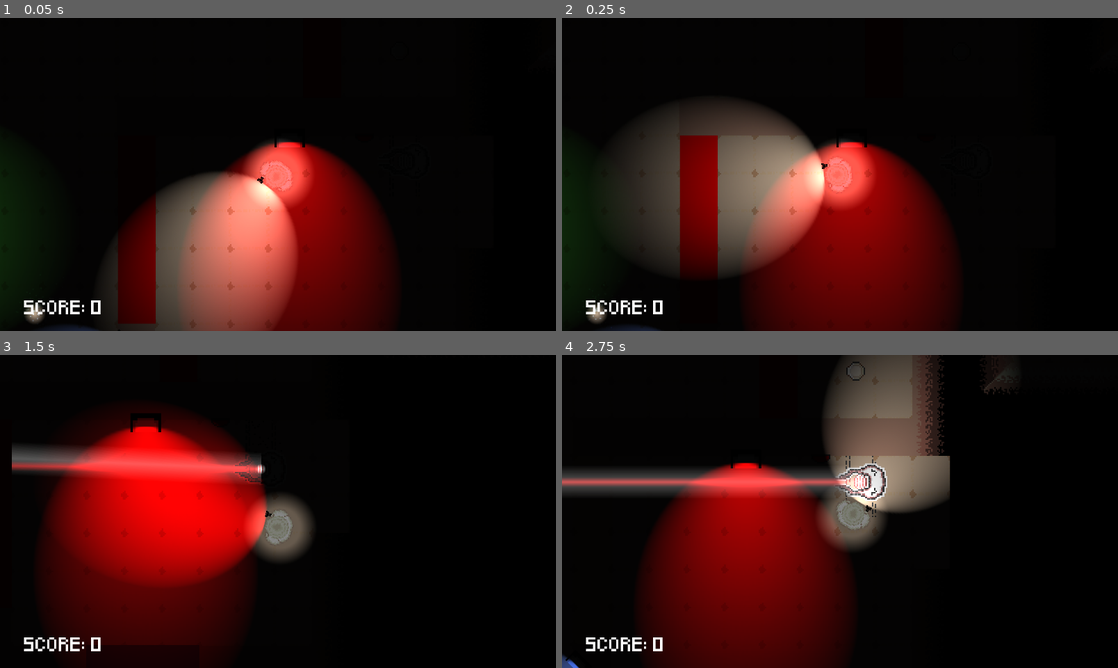
Above: before the commit, frames 1-4 (two rows, left to right).
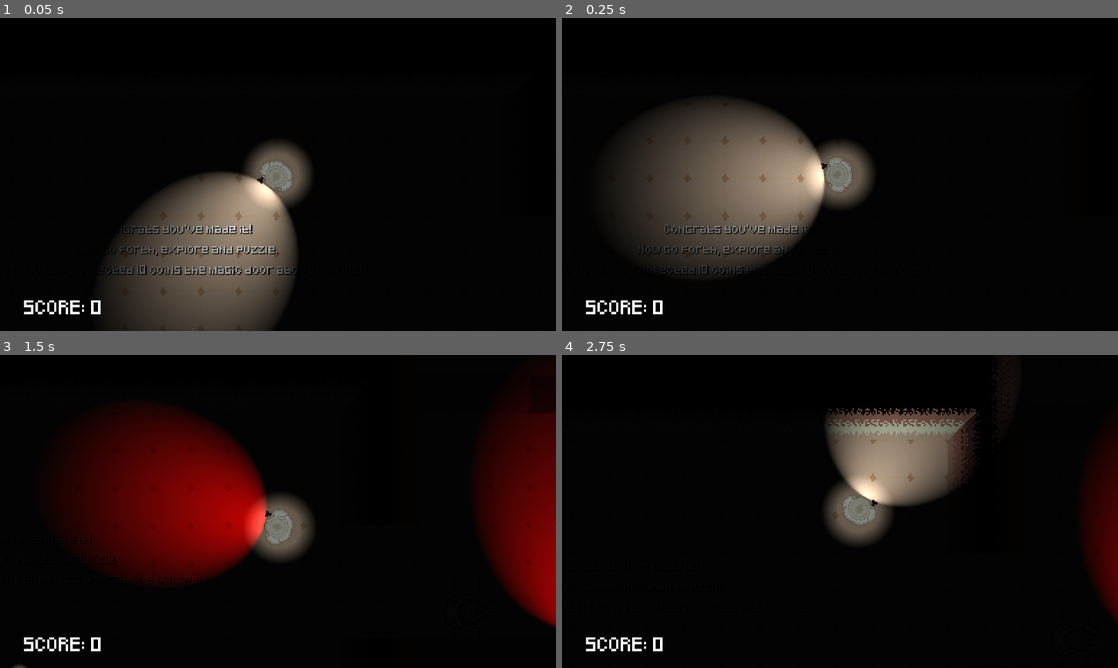
Above: after the commit, the same moments.

Repository: ToumaKamijou/Game-Making-A3
Game: Godot game, scene res://scenes/game_controller.tscn
Same seed, same stepped clock (60 frames per second), same inputs: the game is played once before the commit and once after it.
Inputs (mouse positions are in pixels of both pictures, inside the frame that each line leads up to):
- Up to frame 1 (0.05 s): no input
- Up to frame 2 (0.25 s): no input
- Up to frame 3 (1.5 s): tap Enter at 0.5 s; move the mouse to (400, 495) at 0.52 s; hold D (move_right) 0.53-1.28 s; hold Space (change_flash_color) 0.53-1.28 s; move the mouse to (166, 527) at 1.27 s; hold S (move_down) from 1.28 s (still down); tap F (interact) at 1.35 s
- Up to frame 4 (2.75 s): move the mouse to (895, 442) at 2.02 s; release S (move_down) at 2.03 s; hold D (move_right) from 2.03 s (still down); tap R at 2.1 s

The runs differ from the first frame. In frame 1, 23% of the frame differs, in the area x 0-72%, y 39-100%; in frame 2, 24%; in frame 3, 32%; in frame 4, 35%, in the area x 0-100%, y 0-100%.

Commit message:
fixed rotation

Diff:
--- a/a-3-game/scenes/game_controller.tscn
+++ b/a-3-game/scenes/game_controller.tscn
@@ -21,7 +21,7 @@
 [node name="ViewportMover" type="Node2D" parent="."]
 
 [node name="Player" parent="ViewportMover" instance=ExtResource("1_ts4rt")]
-position = Vector2(3569, -2989)
+position = Vector2(1095, -3385)
 
 [node name="Fog" type="CanvasModulate" parent="ViewportMover"]
 script = ExtResource("2_rc0pn")
@@ -29,7 +29,8 @@
 [node name="TutorialArea" parent="ViewportMover" instance=ExtResource("1_vc4nx")]
 
 [node name="StaticLightsLevel" parent="ViewportMover" instance=ExtResource("4_burlk")]
-position = Vector2(2723, -3199)
+position = Vector2(2600, -3016)
+rotation = 3.1415927
 
 [node name="Glass Level" parent="ViewportMover" instance=ExtResource("8_h0hye")]
 position = Vector2(416, -3120)
